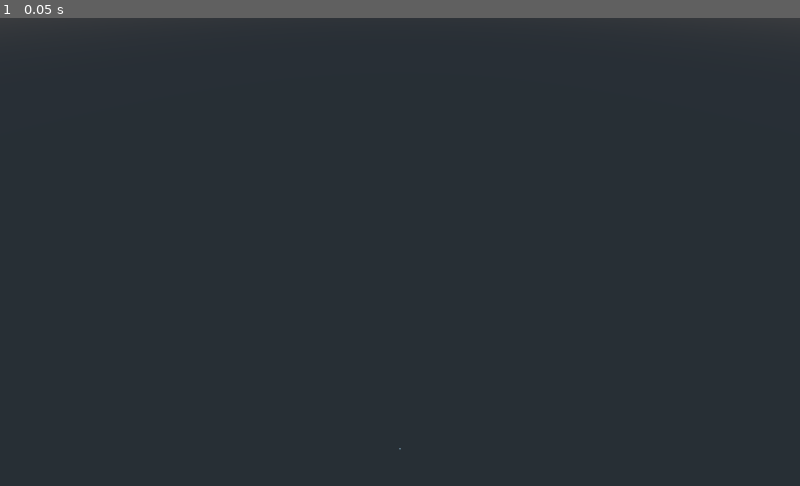
Above: before the commit, frame 1.
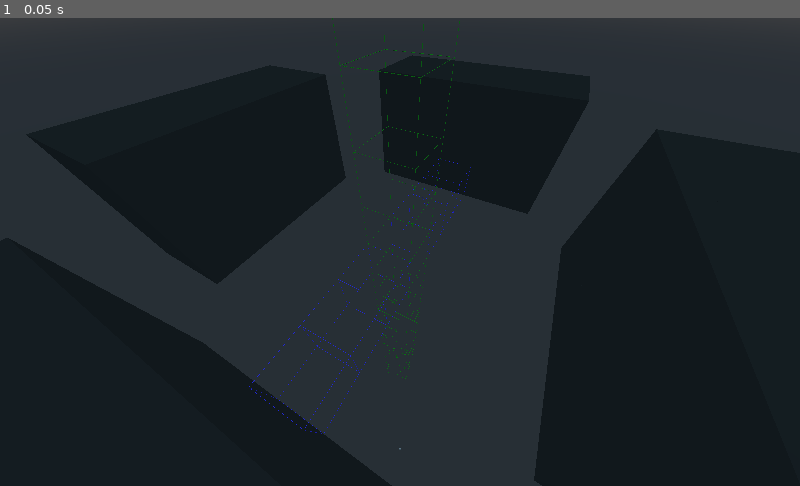
Above: after the commit, the same moment.

Repository: kumquat-ir/rand-dungeon-gen
Game: Godot game, scene res://World.tscn
Two runs of this game, one before a commit and one after it. Both use one fixed random seed, a clock stepped at 60 frames per second and the inputs below.
Inputs:
- Up to frame 1 (0.05 s): no input

The runs differ from the first frame. In frame 1, 34% of the frame differs, in the area x 1-100%, y 0-100%.

Commit message:
yet another negative coord fix

Diff:
--- a/World.gd
+++ b/World.gd
@@ -33,11 +33,23 @@
 var rng:RandomNumberGenerator = RandomNumberGenerator.new()
 var setSeed = null #for testing
 
+enum {AXIS_X, AXIS_Y, AXIS_Z}
+enum {PLANE_YZ, PLANE_XZ, PLANE_XY}
+
 func _ready():
 	if setSeed == null:
 		rng.randomize()
 	else:
 		rng.set_seed(hash(setSeed))
+	for dir in range(4):
+		var dsl = dirSum2([5, 2, 0, 0], dir)
+		var dss = dirSum2([0, 4, 2, 0], dir)
+		print(prismArray(dsl[0], 3, dsl[1], dss[0], 0, dss[1]))
+		$tiles.setPrism(dsl[0], 3, dsl[1], dss[0], 0, dss[1], 2)
+	$"tile-metadata".setLine(AXIS_Y, 20, 0, -10, 0, 1)
+	$"tile-metadata".setLine(AXIS_X, 20, -10, 0, 0, 2)
+	$"tile-metadata".setLine(AXIS_Z, 20, 0, 0, -10, 3)
+	$"tile-metadata".setSingle(0, 0, 0, 0)
 
 func _process(_delta):
 	if Input.is_action_just_pressed("ui_accept"):
@@ -164,9 +176,9 @@
 #to generate arrays for checkArray
 func prismArray(lx:int, ly:int, lz:int, sx:int, sy:int, sz:int) -> Array:
 	var arr = []
-	for x in range(min(lx, 0), max(lx, 0)):
-		for y in range(min(ly, 0), max(ly, 0)):
-			for z in range(min(lz, 0), max(lz, 0)):
+	for x in range(min(lx + 1, 0), max(lx, 1)):
+		for y in range(min(ly + 1, 0), max(ly, 1)):
+			for z in range(min(lz + 1, 0), max(lz, 1)):
 				arr.append([x + sx, y + sy, z + sz])
 	return arr
 
@@ -219,11 +231,11 @@
 	return [0, 0]
 
 func dirSum1(amts:Array, xz: int, dir:int) -> int:
-	return forward(amts[0], dir)[xz] + right(amts[1], dir)[xz] + left(amts[2], dir)[xz] + back(amts[3], dir)[xz]
+	return right(amts[0], dir)[xz] + forward(amts[1], dir)[xz] + left(amts[2], dir)[xz] + back(amts[3], dir)[xz]
 
 func dirSum2(amts:Array, dir:int) -> Array:
-	var fwd = forward(amts[0], dir)
-	var rgt = right(amts[1], dir)
+	var rgt = right(amts[0], dir)
+	var fwd = forward(amts[1], dir)
 	var lft = left(amts[2], dir)
 	var bck = back(amts[3], dir)
-	return [fwd[0] + rgt[0] + lft[0] + bck[0], fwd[1] + rgt[1] + lft[1] + bck[1]]
+	return [rgt[0] + fwd[0] + lft[0] + bck[0], rgt[1] + fwd[1] + lft[1] + bck[1]]
--- a/chunk.gd
+++ b/chunk.gd
@@ -104,9 +104,9 @@
 	ly = max(ly, -sy) as int
 	lz = max(lz, -sz) as int
 	#gotta make sure negative lengths work, just in case
-	for x in range(min(lx, 0), max(lx, 0)):
-		for y in range(min(ly, 0), max(ly, 0)):
-			for z in range(min(lz, 0), max(lz, 0)):
+	for x in range(min(lx + 1, 0), max(lx, 1)):
+		for y in range(min(ly + 1, 0), max(ly, 1)):
+			for z in range(min(lz + 1, 0), max(lz, 1)):
 				setSingle(x + sx, y + sy, z + sz, nval)
 
 #set a line of tiles along axis specified by AXIS_X, etc, starting at s[xyz]
--- a/chunkpool.gd
+++ b/chunkpool.gd
@@ -107,9 +107,9 @@
 #set a rect. prism of tiles
 #somehow this is the basic function for the other two
 func setPrism(lx:int, ly:int, lz:int, sx:int, sy:int, sz:int, nval:int):
-	for x in range(min(lx, 0), max(lx, 0)):
-		for y in range(min(ly, 0), max(ly, 0)):
-			for z in range(min(lz, 0), max(lz, 0)):
+	for x in range(min(lx + 1, 0), max(lx, 1)):
+		for y in range(min(ly + 1, 0), max(ly, 1)):
+			for z in range(min(lz + 1, 0), max(lz, 1)):
 				setSingle(x + sx, y + sy, z + sz, nval)
 
 #set a line of tiles along axis specified by AXIS_X, etc, starting at s[xyz]
